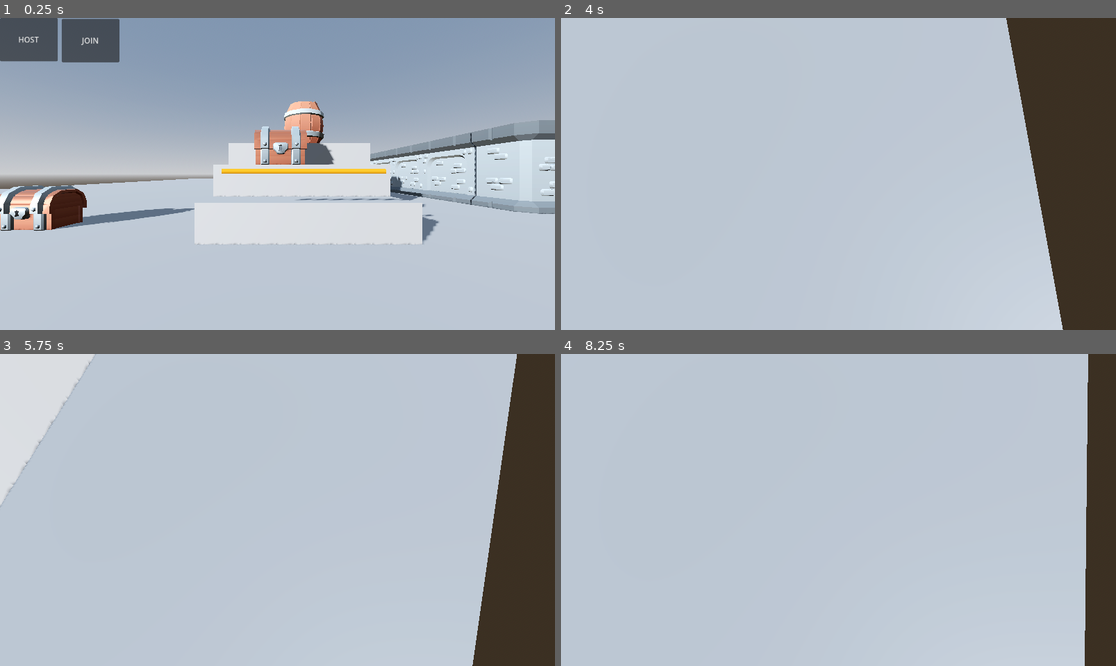
Above: before the commit, frames 1-4 (two rows, left to right).
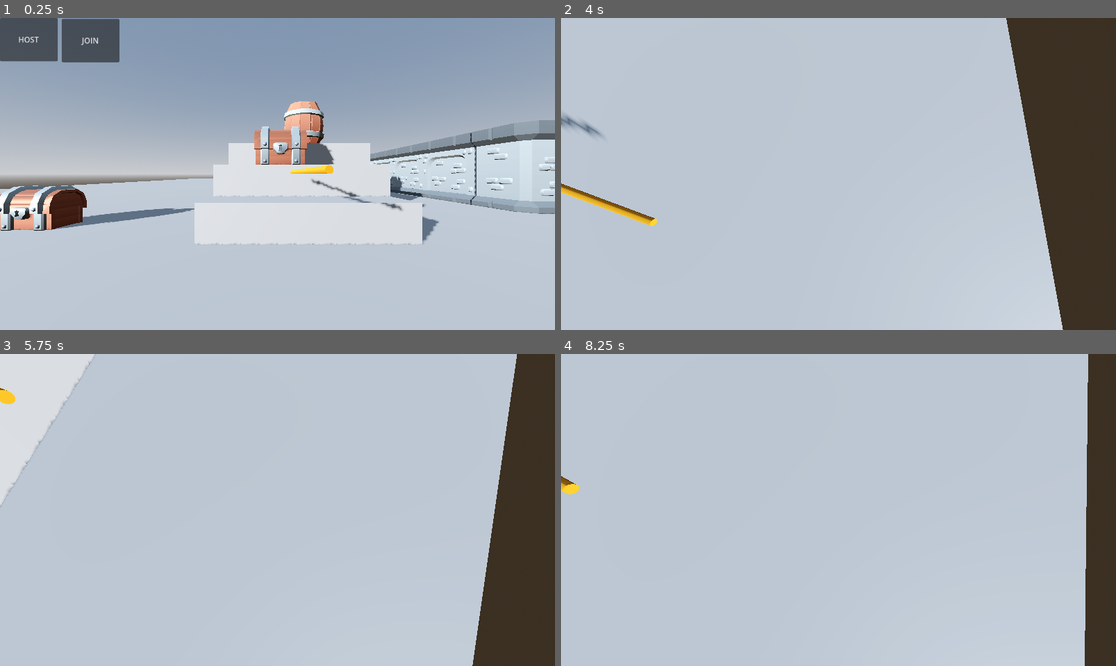
Above: after the commit, the same moments.

Repository: Sarvesh-222/ESCAPE_SFIT
Game: Godot game, scene res://Scenes/main.tscn
Same seed, same stepped clock (60 frames per second), same inputs: the game is played once before the commit and once after it.
Inputs (mouse positions are in pixels of both pictures, inside the frame that each line leads up to):
- Up to frame 1 (0.25 s): no input
- Up to frame 2 (4 s): tap Enter (ui_accept) at 0.5, 0.77, 1.52, 3.5, 3.77 s; move the mouse to (960, 158) at 0.52 s; hold Right (ui_right) 0.53-1.28 s; hold P 0.53-1.28 s; click (960, 158) at 0.67 s; move the mouse to (810, 174) at 1.27 s; hold Up (ui_up) 1.28-2.75 s; tap P at 1.35, 3.6 s; move the mouse to (849, 167) at 2.02 s; hold P 2.03-2.75 s; click "HOST" at 2.75 s; move the mouse to (832, 180) at 3.52 s; hold Up (ui_up) from 3.53 s (still down); click (832, 180) at 3.67 s
- Up to frame 3 (5.75 s): keep holding Up (ui_up); move the mouse to (316, 513) at 4.27 s; hold P 4.28-5.03 s; tap Enter (ui_accept) at 4.52, 5, 5.27 s; move the mouse to (233, 506) at 5.02 s; tap P at 5.1 s
- Up to frame 4 (8.25 s): move the mouse to (844, 510) at 5.77 s; hold P 5.78-6.53 s; click (844, 510) at 5.92 s; tap Enter (ui_accept) at 6.5, 6.77, 7.52, 8 s; move the mouse to (816, 503) at 6.52 s; release Up (ui_up) at 6.53 s; hold Right (ui_right) 6.53-7.28 s; tap P at 6.6, 8.1 s; move the mouse to (866, 510) at 7.27 s; hold P 7.28-8.03 s; hold Up (ui_up) from 7.28 s (still down); move the mouse to (810, 510) at 8.02 s; click (810, 510) at 8.17 s

The runs differ from the first frame. In frame 1, 0.7% of the frame differs, in the area x 39-79%, y 47-64%; in frame 2, 0.7%, in the area x 0-18%, y 30-67%; in frame 3, 0.1%; in frame 4, 0.1%.
Error in both runs: Cannot call method 'queue_free' on a null value. (res://Scripts/main.gd:30)

Commit message:
Update main.tscn

Diff:
--- a/Scenes/main.tscn
+++ b/Scenes/main.tscn
@@ -169,11 +169,13 @@
 transform = Transform3D(1, 0, 0, 0, 1, 0, 0, 0, 1, -14, 2.5, 30.6)
 
 [node name="laserBeamNew" parent="." instance=ExtResource("9_ynf5e")]
-transform = Transform3D(-4.37114e-09, -1.564, 0, 0.1, -6.83646e-08, 0, 0, 0, 0.1, -13.6, 1, 33.8)
+transform = Transform3D(-4.37114e-09, -1.564, -1.74846e-08, 0.1, -6.83646e-08, 0, -7.64274e-16, -2.73458e-07, 0.1, -13.6, 1, 33.8)
 collision_layer = 13311
 collision_mask = 13311
+rotate = true
 range = 5
 moveSpeed = 5.0
+rotateSpeed = 3.0
 
 [connection signal="pressed" from="CanvasLayer/Host" to="." method="_on_host_pressed"]
 [connection signal="pressed" from="CanvasLayer/Join" to="." method="_on_join_pressed"]
